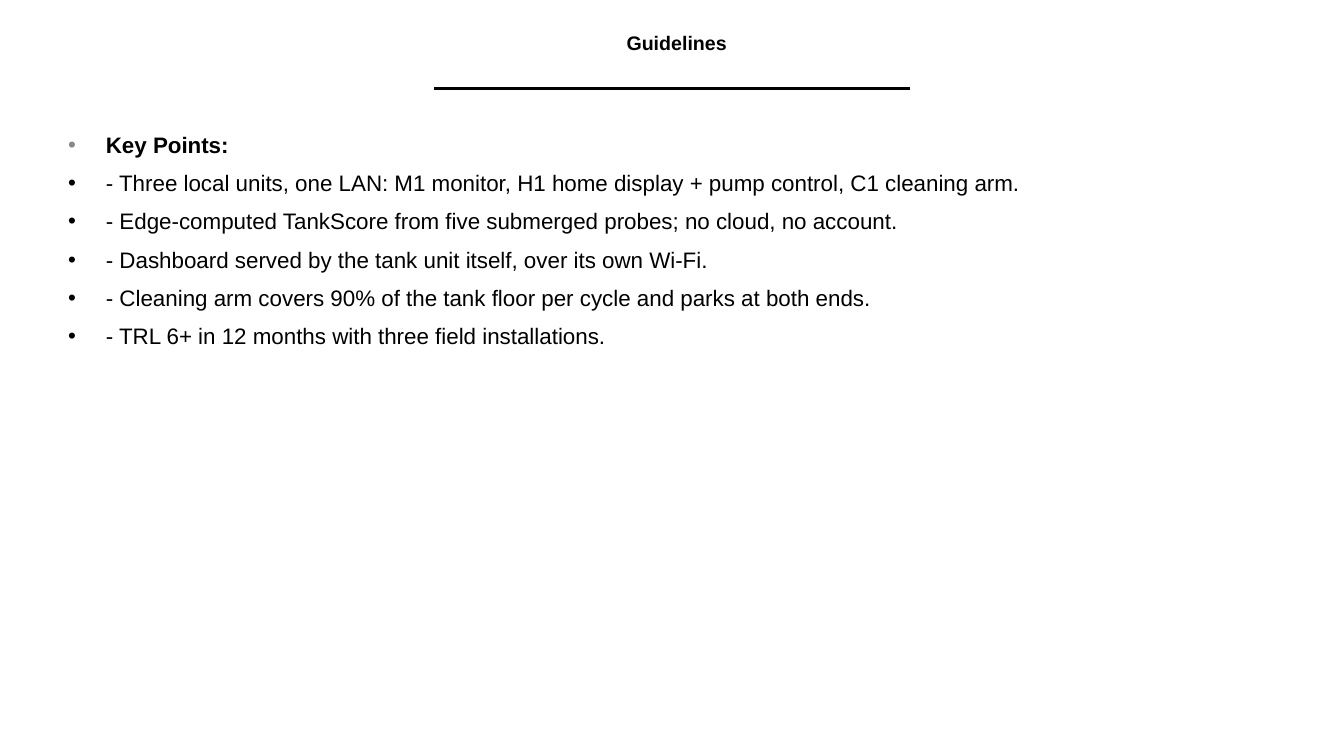
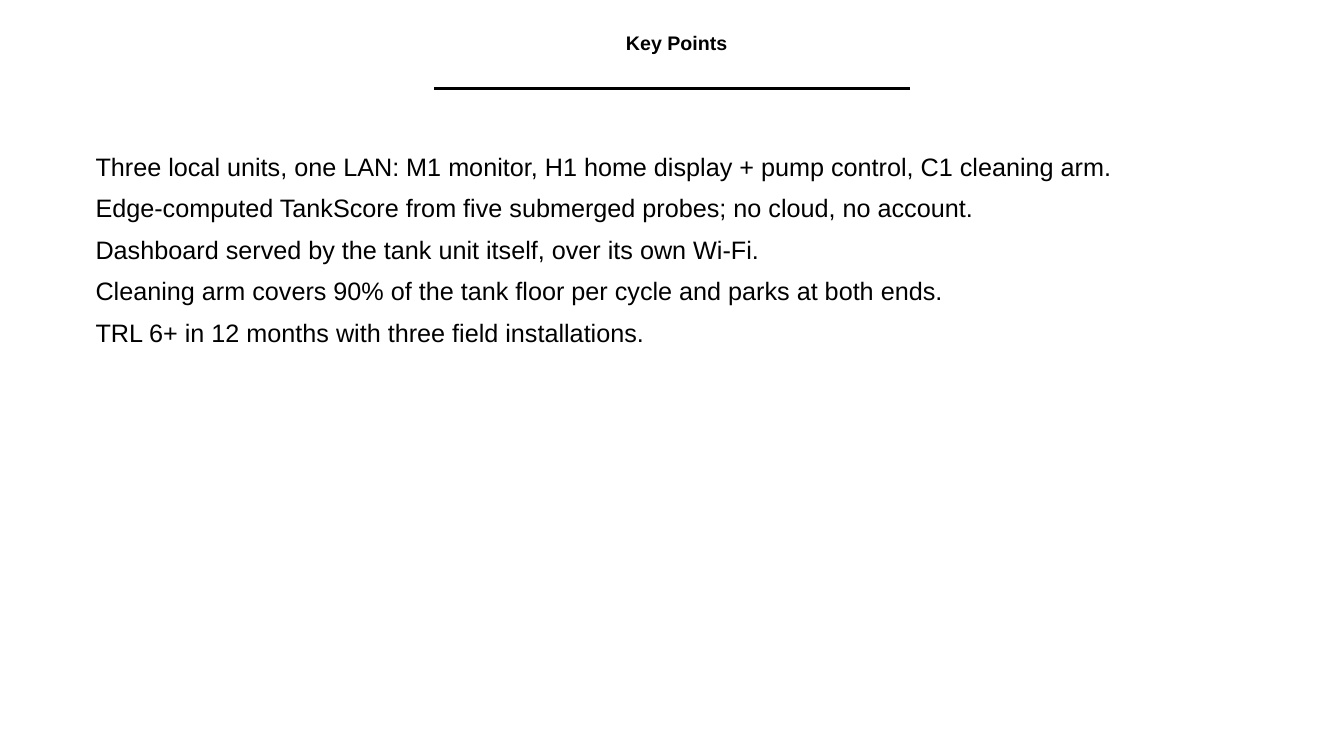
Before and after one commit to adithya-in/tankguard, a slide deck: slide 2 of docs/office/TankGuard_Presentation.pptx. Drawn at 1344x756 pixels with LibreOffice and Linux fonts; fonts in the diff are those of the drawing; background and template pictures are left out. Boxes give left, top, right and bottom in pixels: in the first picture for what was removed or moved away, otherwise in the second. Text is boxed around its words. In the diff, an @@ line names an element or a change of style, - is before the commit and + after.

```diff
--- a/docs/office/TankGuard_Presentation.pptx
+++ b/docs/office/TankGuard_Presentation.pptx
@@ text at (626,35,727,54): text changed @@
-Guidelines
+Key Points
@@ text at (96,157,1111,343): text changed; size 16 to 18 pt @@
-• Key Points:
-• - Three local units, one LAN: M1 monitor, H1 home display + pump control, C1 cleaning arm.
-• - Edge-computed TankScore from five submerged probes; no cloud, no account.
-• - Dashboard served by the tank unit itself, over its own Wi-Fi.
-• - Cleaning arm covers 90% of the tank floor per cycle and parks at both ends.
-• - TRL 6+ in 12 months with three field installations.
+Three local units, one LAN: M1 monitor, H1 home display + pump control, C1 cleaning arm.
+Edge-computed TankScore from five submerged probes; no cloud, no account.
+Dashboard served by the tank unit itself, over its own Wi-Fi.
+Cleaning arm covers 90% of the tank floor per cycle and parks at both ends.
+TRL 6+ in 12 months with three field installations.
```
Also in this commit, not shown: 12 other slides changed, 3 other files.
